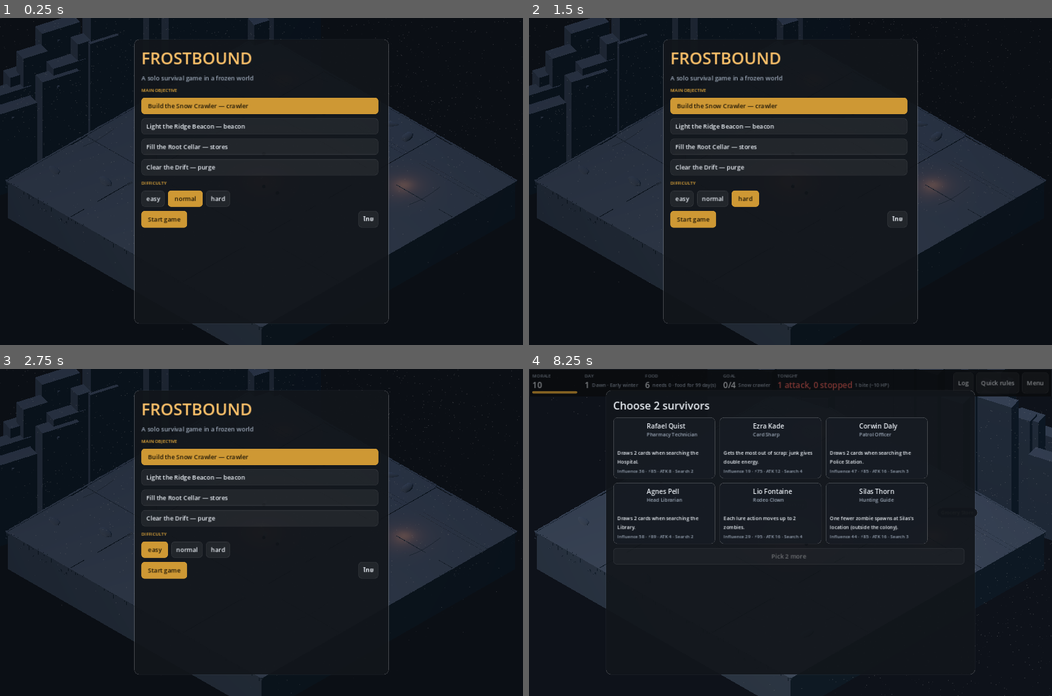
Above: before the commit, frames 1-4 (two rows, left to right).
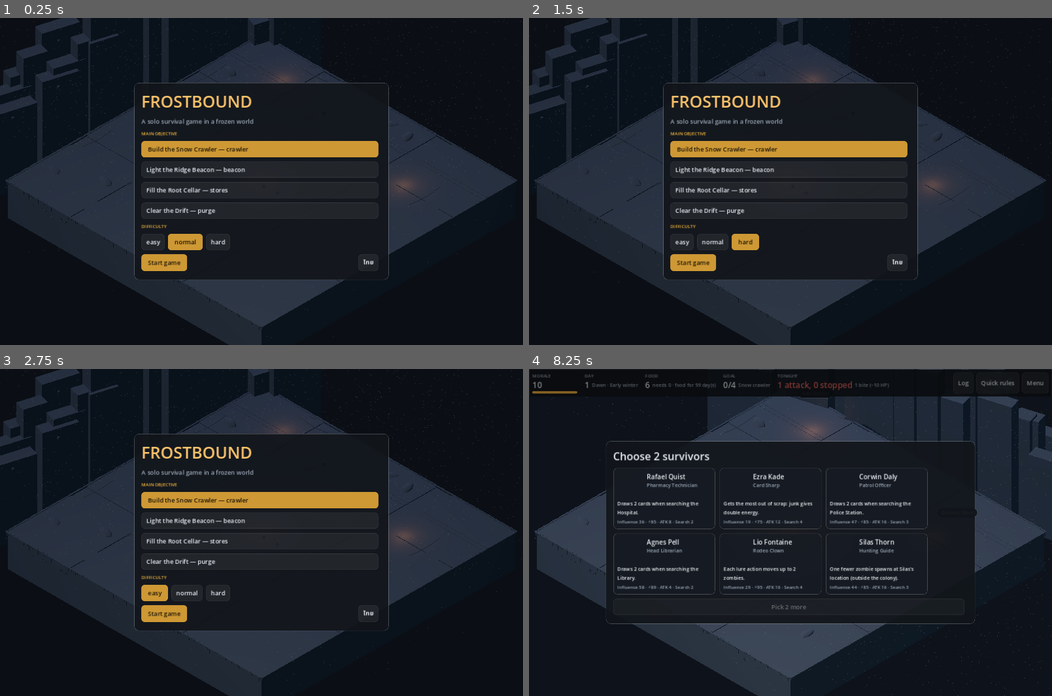
Above: after the commit, the same moments.

Repository: wuttipansat/frostbound-web-boardgame
Game: Godot game, scene res://main.tscn
The game is run twice, just before and just after one commit, with the same random seed, the same clock (stepped at 60 frames per second) and the same inputs.
Inputs:
- Up to frame 1 (0.25 s): no input
- Up to frame 2 (1.5 s): click "hard" at 0.5 s; click "hard" at 1.25 s
- Up to frame 3 (2.75 s): click "easy" at 2 s
- Up to frame 4 (8.25 s): click "easy" at 2.75 s; click "easy" at 3.5 s; click "normal" at 4.25 s; click "easy" at 5 s; click "normal" at 5.75 s; click "normal" at 6.5 s; click "normal" at 7.25 s; click "Start game" at 8 s

The runs differ from the first frame. In frame 1, 13% of the frame differs, in the area x 25-75%, y 6-94%; in frame 2, 13%; in frame 3, 13%; in frame 4, 16%, in the area x 14-86%, y 6-94%.
Error in both runs: Cannot call method 'duplicate' on a null value. (res://render/board.gd:49)

Commit message:
GODOT-4/5: procedural sound, day tips, modal sizing, Thai checked
audio/sound.gd ports sound.js: every effect (moves, hits, searches, barricades, spawns' groans, deaths,
crisis chords, dawn, game over …) is synthesised once (oscillators with pitch slides, RBJ-filtered noise,
WebAudio-style envelopes) into a sample buffer and played from a pool; wind loops louder in storms and
the campfire crackles with the fire. The UI plays the engine log's sounds and an error buzz, shows the
day-1-3 tips, fits modals to their content, fills the end-of-day AP count, adds a sound setting.
A whole bot game played through the UI (setup to game over, every modal) runs without script errors;
the Thai UI renders with the system font.

Co-Authored-By: Claude Opus 5.5 <noreply@anthropic.com>
Claude-Session: https://claude.ai/code/session_01QukSoSL7rSXNw6vdcpJ2RK

Diff:
--- /dev/null
+++ b/godot/audio/sound.gd
@@ -0,0 +1,277 @@
+## src/audio/sound.js: procedural sound. Every effect is synthesised (oscillators with pitch slides and filtered
+## noise bursts, WebAudio-style envelopes) once into a sample buffer, then played from a small pool. The ambience
+## is wind (looping low-passed noise, louder in storms) and campfire crackle.
+class_name Sound
+extends Node
+
+const RATE := 22050
+var enabled := true
+var pool: Array = []
+var cache := {}
+var wind: AudioStreamPlayer
+var storm := 0.35
+var fire := 1.0
+var crackle_t := 0.0
+var rng := RandomNumberGenerator.new()
+
+
+func _ready() -> void:
+	for i in 10:
+		var p := AudioStreamPlayer.new()
+		p.volume_db = -4
+		add_child(p)
+		pool.append(p)
+	wind = AudioStreamPlayer.new()
+	wind.stream = _wind_loop()
+	wind.volume_db = -60
+	add_child(wind)
+
+
+func set_enabled(on: bool) -> void:
+	enabled = on
+	if not on:
+		wind.stop()
+
+
+func set_ambient(on: bool) -> void:
+	if on and enabled and not wind.playing:
+		wind.play()
+	elif not on:
+		wind.stop()
+
+
+func set_weather(s: float, f: float) -> void:
+	storm = s
+	fire = f
+
+
+func play(name: String, delay := 0.0) -> void:
+	if not enabled or name == "":
+		return
+	if delay > 0:
+		get_tree().create_timer(delay).timeout.connect(func(): play(name))
+		return
+	var st = cache.get(name)
+	if st == null:
+		var voices := _recipe(name)
+		if voices.is_empty():
+			return
+		st = _render(voices)
+		cache[name] = st
+	for p in pool:
+		if not p.playing:
+			p.stream = st
+			p.play()
+			return
+
+
+func _process(dt: float) -> void:
+	if not wind.playing:
+		return
+	var g := 0.025 + storm * 0.075
+	wind.volume_db = lerpf(wind.volume_db, linear_to_db(g / 0.1), minf(1.0, dt))
+	crackle_t -= dt
+	if crackle_t <= 0:
+		crackle_t = 0.14
+		if rng.randf() < clampf(fire * 0.6, 0, 0.9):
+			var key := "crackle%d" % rng.randi_range(0, 5)
+			if not cache.has(key):
+				cache[key] = _render([{"kind": "noise", "dur": 0.02 + rng.randf() * 0.03, "freq": 2000 + rng.randf() * 3000, "q": 3.0, "gain": 0.03 + rng.randf() * 0.03}])
+			for p in pool:
+				if not p.playing:
+					p.stream = cache[key]
+					p.play()
+					break
+
+
+## sound.js soundForLog
+static func for_log(e: Dictionary) -> String:
+	match e.k:
+		"move", "attack", "search", "barricade", "lure", "play", "contribute", "spawn", "death", "roundStart", "turnStart", "crossroadsTriggered", "gameOver", "starvation":
+			return e.k
+	return ""
+
+
+# ---------------------------------------------------------------- the palette (voices)
+
+static func T(f: float, dur: float, type := "sine", gain := 0.3, delay := 0.0, to := 0.0, attack := 0.005) -> Dictionary:
+	return {"kind": "tone", "f": f, "to": to, "dur": dur, "type": type, "gain": gain, "delay": delay, "attack": attack}
+
+
+static func N(dur: float, freq: float, gain := 0.3, delay := 0.0, q := 0.8, to := 0.0, attack := 0.003, ftype := "bandpass") -> Dictionary:
+	return {"kind": "noise", "dur": dur, "freq": freq, "to": to, "q": q, "gain": gain, "delay": delay, "attack": attack, "ftype": ftype}
+
+
+static func chord(freqs: Array, type: String, spread: float, dur: float, gain: float) -> Array:
+	var out := []
+	for i in freqs.size():
+		out.append(T(freqs[i], dur, type, gain, i * spread))
+	return out
+
+
+func _recipe(name: String) -> Array:
+	match name:
+		"ui": return [T(900, 0.05, "triangle", 0.08, 0, 1200)]
+		"error": return [T(180, 0.12, "square", 0.07), T(150, 0.14, "square", 0.07, 0.1)]
+		"start": return chord([262, 330, 392, 523], "triangle", 0.09, 0.9, 0.1)
+		"move": return [T(220, 0.09, "sine", 0.18, 0, 110), N(0.08, 600, 0.08, 0.05)]
+		"attack": return [N(0.12, 900, 0.45, 0, 0.5), T(120, 0.18, "triangle", 0.3, 0, 60)]
+		"search": return [N(0.25, 1800, 0.12, 0, 1.5, 5000, 0.03)]
+		"barricade":
+			var v := []
+			for i in 3:
+				v.append(N(0.05, 700, 0.35, i * 0.14, 3))
+				v.append(T(160, 0.06, "triangle", 0.15, i * 0.14, 120))
+			return v
+		"lure": return [T(600, 0.15, "square", 0.05, 0, 900), T(900, 0.15, "square", 0.05, 0.16, 600)]
+		"play": return [T(660, 0.08, "triangle", 0.1, 0, 880)]
+		"contribute": return [N(0.04, 3000, 0.2, 0, 2), T(330, 0.12, "triangle", 0.06, 0.03)]
+		"spawn": return [{"kind": "groan", "f": 95 + rng.randf() * 30, "to": 60.0, "dur": 0.95, "gain": 0.12}]
+		"death":
+			var v := []
+			var fs := [523, 466, 392, 311]
+			for i in 4:
+				v.append(T(fs[i], 0.35, "triangle", 0.12, i * 0.16))
+			return v
+		"crisis:ok": return chord([392, 494, 587, 784], "triangle", 0.08, 0.9, 0.11)
+		"crisis:fail": return chord([311, 370, 415], "sawtooth", 0.02, 1.0, 0.05)
+		"roundStart": return [T(220, 1.6, "sine", 0.09, 0, 0, 0.002), T(440, 1.2, "sine", 0.045, 0, 0, 0.002), T(660, 0.8, "sine", 0.03, 0, 0, 0.002)]
+		"turnStart": return [T(740, 0.12, "triangle", 0.05)]
+		"crossroadsTriggered":
+			var v := []
+			var fs := [659, 784, 988, 1319]
+			for i in 4:
+				v.append(T(fs[i], 0.6, "sine", 0.04, i * 0.09))
+			return v
+		"gameOver": return chord([262, 311, 392, 466, 523], "triangle", 0.15, 1.4, 0.08)
+		"starvation": return [T(200, 0.6, "triangle", 0.12, 0, 120)]
+	return []
+
+
+# ---------------------------------------------------------------- synthesis
+
+## WebAudio's env(): exponential rise to the peak over `attack`, exponential fall over `decay`.
+static func _env(t: float, attack: float, decay: float, peak: float) -> float:
+	if t < 0:
+		return 0.0
+	if t < attack:
+		return 0.0001 * pow(peak / 0.0001, t / attack)
+	var u := (t - attack) / decay
+	if u >= 1:
+		return 0.0
+	return peak * pow(0.0001 / peak, u)
+
+
+static func _osc(type: String, ph: float) -> float:
+	var x := fposmod(ph, 1.0)
+	match type:
+		"square": return 1.0 if x < 0.5 else -1.0
+		"triangle": return 4.0 * absf(x - 0.5) - 1.0
+		"sawtooth": return 2.0 * x - 1.0
+	return sin(x * TAU)
+
+
+func _render(voices: Array) -> AudioStreamWAV:
+	var length := 0.0
+	for v in voices:
+		length = maxf(length, v.get("delay", 0.0) + v.get("attack", 0.005) + v.dur + 0.06)
+	var n := int(length * RATE)
+	var buf := PackedFloat32Array()
+	buf.resize(n)
+	for v in voices:
+		var start := int(v.get("delay", 0.0) * RATE)
+		var attack: float = v.get("attack", 0.005)
+		var dur: float = v.dur
+		if v.kind == "tone":
+			var ph := 0.0
+			for i in range(start, n):
+				var t := float(i - start) / RATE
+				var f: float = v.f * pow(v.to / v.f, minf(1.0, t / dur)) if v.to > 0 else v.f
+				ph += f / RATE
+				var e := _env(t, attack, dur, v.gain)
+				if e == 0 and t > attack:
+					break
+				buf[i] += _osc(v.type, ph) * e
+		elif v.kind == "noise":
+			var bq := _Biquad.new()
+			for i in range(start, n):
+				var t := float(i - start) / RATE
+				var f: float = v.freq * pow(v.to / v.freq, minf(1.0, t / dur)) if v.get("to", 0.0) > 0 else v.freq
+				bq.set_params(v.get("ftype", "bandpass"), f, v.q, RATE)
+				var e := _env(t, attack, dur, v.gain)
+				if e == 0 and t > attack:
+					break
+				buf[i] += bq.process(rng.randf() * 2 - 1) * e
+		elif v.kind == "groan":
+			var bq := _Biquad.new()
+			var ph := 0.0
+			for i in range(start, n):
+				var t := float(i - start) / RATE
+				var f: float = v.f * pow(v.to / v.f, minf(1.0, t / 0.9)) + sin(t * TAU * 6) * 8
+				ph += f / RATE
+				bq.set_params("lowpass", 900 * pow(250 / 900.0, minf(1.0, t / 0.9)), 0.7, RATE)
+				buf[i] += bq.process(_osc("sawtooth", ph)) * _env(t, 0.15, 0.8, v.gain)
+	var data := PackedByteArray()
+	data.resize(n * 2)
+	for i in n:
+		data.encode_s16(i * 2, int(clampf(buf[i] * 0.55, -1, 1) * 32767))
+	var st := AudioStreamWAV.new()
+	st.format = AudioStreamWAV.FORMAT_16_BITS
+	st.mix_rate = RATE
+	st.data = data
+	return st
+
+
+func _wind_loop() -> AudioStreamWAV:
+	var n := RATE * 4
+	var data := PackedByteArray()
+	data.resize(n * 2)
+	var bq := _Biquad.new()
+	for i in n:
+		var t := float(i) / RATE
+		bq.set_params("lowpass", 420 + sin(t * TAU * 0.25) * 200, 0.7, RATE)
+		data.encode_s16(i * 2, int(clampf(bq.process(rng.randf() * 2 - 1) * 0.6, -1, 1) * 32767))
+	var st := AudioStreamWAV.new()
+	st.format = AudioStreamWAV.FORMAT_16_BITS
+	st.mix_rate = RATE
+	st.data = data
+	st.loop_mode = AudioStreamWAV.LOOP_FORWARD
+	st.loop_end = n
+	return st
+
+
+## RBJ biquad (WebAudio's lowpass / bandpass).
+class _Biquad:
+	var b0 := 1.0
+	var b1 := 0.0
+	var b2 := 0.0
+	var a1 := 0.0
+	var a2 := 0.0
+	var x1 := 0.0
+	var x2 := 0.0
+	var y1 := 0.0
+	var y2 := 0.0
+
+	func set_params(type: String, f: float, q: float, rate: float) -> void:
+		var w := TAU * clampf(f, 10, rate * 0.45) / rate
+		var alpha := sin(w) / (2 * maxf(q, 0.0001))
+		var cw := cos(w)
+		var a0 := 1 + alpha
+		if type == "lowpass":
+			b0 = (1 - cw) / 2 / a0
+			b1 = (1 - cw) / a0
+			b2 = b0
+		else:
+			b0 = alpha / a0
+			b1 = 0
+			b2 = -alpha / a0
+		a1 = -2 * cw / a0
+		a2 = (1 - alpha) / a0
+
+	func process(x: float) -> float:
+		var y := b0 * x + b1 * x1 + b2 * x2 - a1 * y1 - a2 * y2
+		x2 = x1
+		x1 = x
+		y2 = y1
+		y1 = y
+		return y
--- a/godot/ui/app.gd
+++ b/godot/ui/app.gd
@@ -25,6 +25,7 @@
 var hint_box: PanelContainer
 var labels := {}
 var toasts := []
+var sound: Sound
 
 
 func _init(m: Node) -> void:
@@ -34,6 +35,9 @@
 
 func _ready() -> void:
 	_load_settings()
+	sound = Sound.new()
+	add_child(sound)
+	sound.set_enabled(settings.sound)
 	root = Control.new()
 	root.set_anchors_preset(Control.PRESET_FULL_RECT)
 	root.mouse_filter = Control.MOUSE_FILTER_IGNORE
@@ -139,6 +143,8 @@
 	var cfg: Dictionary = ui.setup
 	state = GameState.create_game({"scenarioId": cfg.scenarioId, "difficulty": cfg.difficulty, "seed": int(Time.get_unix_time_from_system() * 1000) % 2147483647, "days": Content.SCENARIOS_BY_ID[cfg.scenarioId].days})
 	ui.merge({"modal": "", "sel_loc": "", "sel_survivor": "", "queue": [], "draft": [], "item": "", "loc_info": false}, true)
+	sound.play("start")
+	sound.set_ambient(true)
 	_after_change(false)
 
 
@@ -161,6 +167,7 @@
 	if not res.ok:
 		var key = "err." + str(res.error)
 		toast(I18n.t(key) if I18n.has(key) else I18n.t("err.unknown"), "bad")
+		sound.play("error")
 		return false
 	var prev_log: Array = state.log
 	var pack_before: Array = state.survivors.get(action.get("survivorId", ""), {}).get("pack", []).duplicate() if action.has("survivorId") else []
@@ -190,12 +197,15 @@
 	if added.any(func(e): return e.k == "mapFound"):
 		toast(I18n.t("toast.mapFound"), "good")
 	for e in added:
+		sound.play(Sound.for_log(e))
 		if e.k == "mapGrown":
 			toast(I18n.t("toast.mapGrown", {"n": e.get("places", []).size()}), "good")
 		if e.k == "crisisResolved" and state.reports.colony != null:
 			ui.queue.append({"type": "colony", "report": state.reports.colony.duplicate(true), "morale": state.morale, "day": e.r})
 		if e.k == "crossroadsChoice":
 			ui.queue.append({"type": "cross", "cardId": e.cardId, "choice": e.choice, "focus": cross_focus})
+		if e.k == "roundStart" and e.day <= 3 and settings.hints:
+			ui.pending_tip = I18n.t("tut.day%d" % e.day)
 		if TOAST_KEYS.has(e.k) and e.k != "crisisResolved":
 			var text = I18n.format_log(e)
 			if text != "":
@@ -219,9 +229,14 @@
 
 
 func _after_change(animate: bool) -> void:
+	if ui.get("pending_tip", "") != "" and ui.queue.is_empty() and state.phase == "turn":
+		toast(ui.pending_tip, "tip")
+		ui.pending_tip = ""
 	if ui.sel_survivor != "" and not state.survivors.get(ui.sel_survivor, {}).get("alive", false):
 		ui.sel_survivor = ""
 	main.on_state(state, animate)
+	var a = Fx.atmosphere_for(state)
+	sound.set_weather(a.storm, a.fire)
 	_save()
 	render()
 
@@ -276,7 +291,7 @@
 
 
 func toast(text: String, kind := "") -> void:
-	toasts.append({"text": text, "kind": kind, "ttl": 3.6})
+	toasts.append({"text": text, "kind": kind, "ttl": 9.0 if kind == "tip" else 3.6})
 	if toasts.size() > 4:
 		toasts.pop_front()
 	_render_toasts()
@@ -284,6 +299,9 @@
 
 func _process(dt: float) -> void:
 	var changed = false
+	if ui.get("pending_tip", "") != "" and ui.queue.is_empty() and ui.modal == "" and not state.is_empty() and state.phase == "turn":
+		toast(ui.pending_tip, "tip")
+		ui.pending_tip = ""
 	for tt in toasts:
 		tt.ttl -= dt
 		if tt.ttl <= 0:
@@ -494,7 +512,7 @@
 	var people = Sel.survivors_at(state, at).size()
 	var head = Kit.hbox(10)
 	head.add_child(Kit.label(I18n.t("loc.lurePick") if ui.picking == "lure" else I18n.c("locations", at, "name"), 18))
-	head.add_child(Kit.label("☠ %d   👤 %d" % [loc.zombies, people], 14, Kit.RED if loc.zombies else Kit.DIM))
+	head.add_child(Kit.label("☠ %d   ♟ %d" % [loc.zombies, people], 14, Kit.RED if loc.zombies else Kit.DIM))
 	head.add_child(Kit.spacer())
 	head.add_child(Kit.button("i", func():
 		ui.loc_info = true
@@ -696,7 +714,7 @@
 		var loc: Dictionary = state.locations[id]
 		var n = Sel.survivors_at(state, id).size()
 		var spot = CityMap.is_spot(state, id)
-		labels[id].text = ("🔍" if spot else I18n.c("locations", id, "name")) + ("  ☠%d" % loc.zombies if loc.zombies else "") + ("  👤%d" % n if n else "")
+		labels[id].text = ("⌕" if spot else I18n.c("locations", id, "name")) + ("  ☠%d" % loc.zombies if loc.zombies else "") + ("  ♟%d" % n if n else "")
 		labels[id].modulate = Color(1, 0.85, 0.5) if id == ui.sel_loc else Color.WHITE
 	_place_labels()
 
@@ -723,7 +741,7 @@
 	Kit.clear(toast_box)
 	for tt in toasts:
 		var p = Kit.panel(Color(0.35, 0.08, 0.08, 0.92) if tt.kind == "bad" else (Color(0.12, 0.3, 0.14, 0.92) if tt.kind == "good" else Kit.BG), 8, 8)
-		p.add_child(Kit.label(tt.text, 14))
+		p.add_child(Kit.label(tt.text, 14, Kit.WARM if tt.kind == "tip" else Kit.TEXT, true))
 		toast_box.add_child(p)
 	var vp = root.get_viewport_rect().size
 	toast_box.position = Vector2(vp.x / 2 - 220, 80)
--- a/godot/ui/modals.gd
+++ b/godot/ui/modals.gd
@@ -48,6 +48,9 @@
 		scroll.custom_minimum_size = Vector2(w - 36, minf(vp.y - 80, 660.0 if kind != "found" else 420.0))
 		scroll.add_child(v)
 		p.add_child(scroll)
+		var maxh = minf(vp.y - 80, 660.0)
+		# (fit the box to its content once laid out)
+		v.resized.connect(func(): if is_instance_valid(scroll): scroll.custom_minimum_size.y = minf(v.size.y + 4, maxh))
 	else:
 		p.add_child(v)
 	match kind:
@@ -235,7 +238,10 @@
 
 static func _confirm_end(app: App, v: VBoxContainer) -> void:
 	_title(v, "", I18n.t("confirm.end.title"))
-	v.add_child(Kit.label(I18n.t("confirm.end.energy"), 14, Kit.DIM, true))
+	var ap = 0
+	for id in Options.acting_survivors(app.state):
+		ap += app.state.survivors[id].ap
+	v.add_child(Kit.label(I18n.t("confirm.end.energy", {"n": ap}), 14, Kit.DIM, true))
 	var row = Kit.hbox()
 	row.add_child(Kit.button(I18n.t("confirm.end.yes"), func():
 		app.ui.modal = ""
@@ -285,6 +291,20 @@
 		app.save_settings()
 		app.render(), not app.settings.hints))
 	v.add_child(hints)
+	var snd = Kit.hbox()
+	snd.add_child(Kit.label(I18n.t("settings.sound"), 15))
+	snd.add_child(Kit.button(I18n.t("settings.on"), func():
+		app.settings.sound = true
+		app.sound.set_enabled(true)
+		app.sound.set_ambient(true)
+		app.save_settings()
+		app.render(), app.settings.sound))
+	snd.add_child(Kit.button(I18n.t("settings.off"), func():
+		app.settings.sound = false
+		app.sound.set_enabled(false)
+		app.save_settings()
+		app.render(), not app.settings.sound))
+	v.add_child(snd)
 	var gfx = Kit.hbox()
 	gfx.add_child(Kit.label(I18n.t("settings.graphics"), 15))
 	gfx.add_child(Kit.button(I18n.t("settings.graphics.high"), func():
